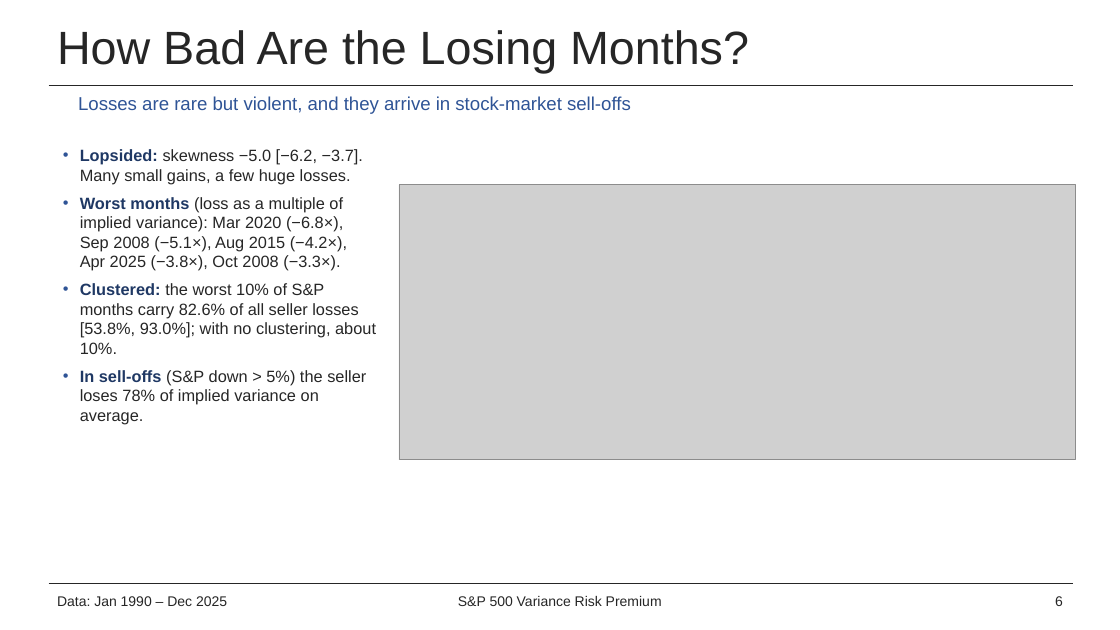
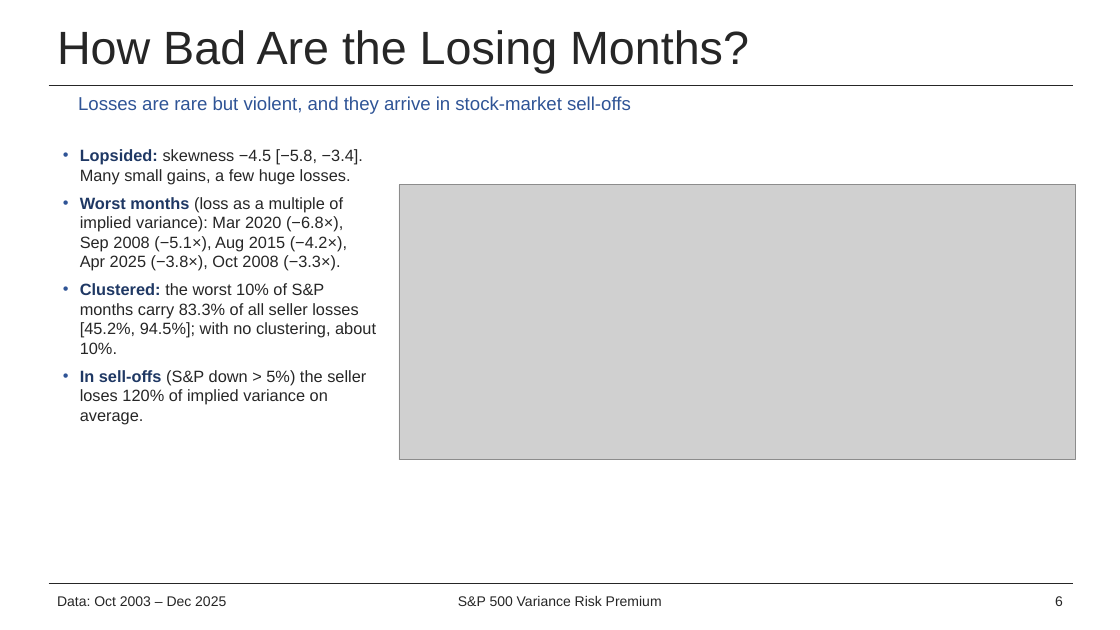
Before and after one commit to alston-yam/project_VIX, a slide deck: slide 6 of deck/VIX_pitch.pptx. Drawn at 1120x630 pixels with LibreOffice and Linux fonts; fonts in the diff are those of the drawing; grey boxes stand for pictures; background and template pictures are left out. Boxes give left, top, right and bottom in pixels: in the first picture for what was removed or moved away, otherwise in the second. Text is boxed around its words. In the diff, an @@ line names an element or a change of style, - is before the commit and + after.

```diff
--- a/deck/VIX_pitch.pptx
+++ b/deck/VIX_pitch.pptx
@@ text at (80, 149, 363, 184): text changed @@
-• Lopsided: skewness −5.0 [−6.2, −3.7]. Many small gains, a few huge losses.
+• Lopsided: skewness −4.5 [−5.8, −3.4]. Many small gains, a few huge losses.
@@ text at (80, 283, 376, 425): text changed @@
-• Clustered: the worst 10% of S&P months carry 82.6% of all seller losses [53.8%, 93.0%]; with no clustering, about 10%.
-• In sell-offs (S&P down > 5%) the seller loses 78% of implied variance on average.
+• Clustered: the worst 10% of S&P months carry 83.3% of all seller losses [45.2%, 94.5%]; with no clustering, about 10%.
+• In sell-offs (S&P down > 5%) the seller loses 120% of implied variance on average.
@@ text at (57, 596, 226, 606): text changed @@
-Data: Jan 1990 – Dec 2025
+Data: Oct 2003 – Dec 2025
```
Also in this commit, not shown: 15 other slides changed, 1 slide added, 53 other files.
